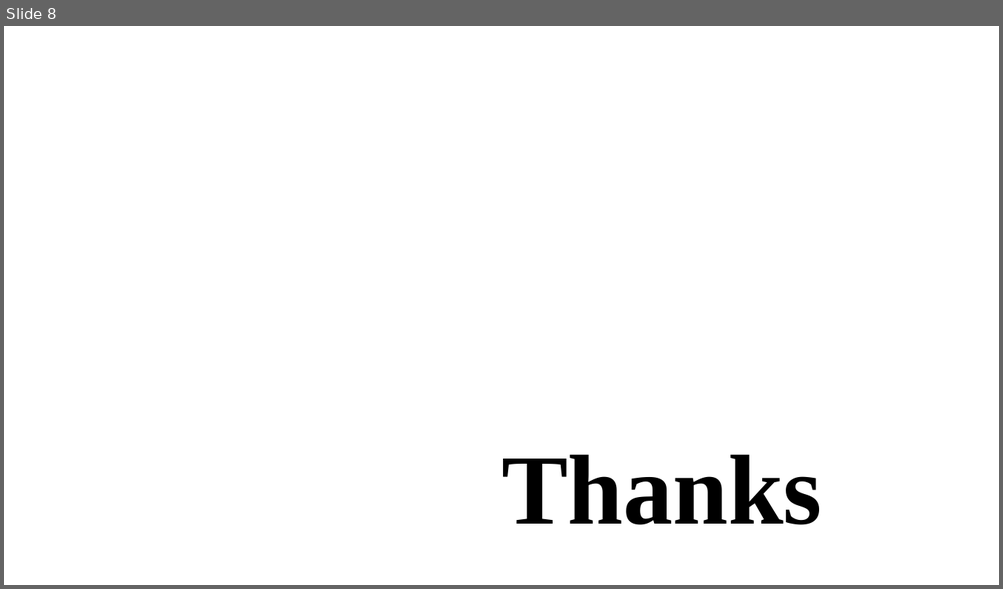
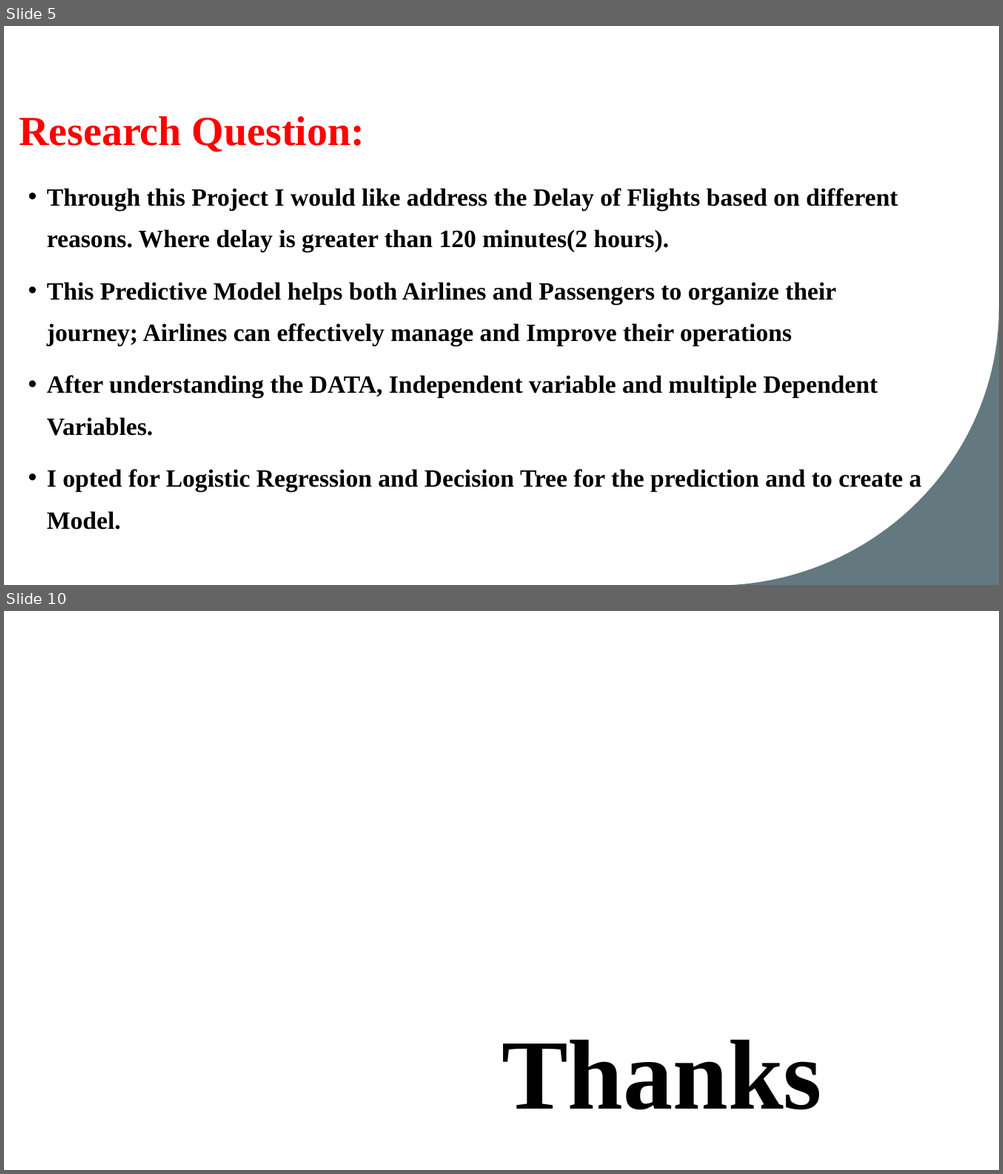
Before and after one commit to vinay-polanki/ATC_R_Project, a slide deck: Atc & Visualisation.pptx. Shown one above the other, each under a label of ours: slide 8 before the commit, slides 5 and 10 after it; the slides between them are not shown. The pictures are 1003x589 and 1003x1174 pixels, drawn with LibreOffice and Linux fonts; fonts in the diff are those of the drawing; background and template pictures are left out. Boxes give left, top, right and bottom in pixels: in the first picture for what was removed or moved away, otherwise in the second. Text is boxed around its words. In the diff, an @@ line names an element or a change of style, - is before the commit and + after.

```diff
--- a/Atc & Visualisation.pptx
+++ b/Atc & Visualisation.pptx
@@ slide 5 added at (x1=4, y1=26, x2=999, y2=585), background #FFFFFF @@
@@ title added at (x1=19, y1=116, x2=364, y2=152), 40 pt, text #FF0000, bold @@
+Research Question:
@@ text added at (x1=47, y1=188, x2=922, y2=530), 24 pt, text #000000, bold @@
+• Through this Project I would like address the Delay of Flights based on different reasons. Where delay is greater than 120 minutes(2 hours).
+• This Predictive Model helps both Airlines and Passengers to organize their journey; Airlines can effectively manage and Improve their operations
+• After understanding the DATA, Independent variable and multiple Dependent Variables.
+• I opted for Logistic Regression and Decision Tree for the prediction and to create a Model.
@@ freeform shape added at (x1=723, y1=308, x2=999, y2=585), fill #63787F @@
@@ what was slide 8 is now slide 10 @@
```
Also in this commit, not shown: 1 slide changed, 7 other slides added, 6 slides removed.
